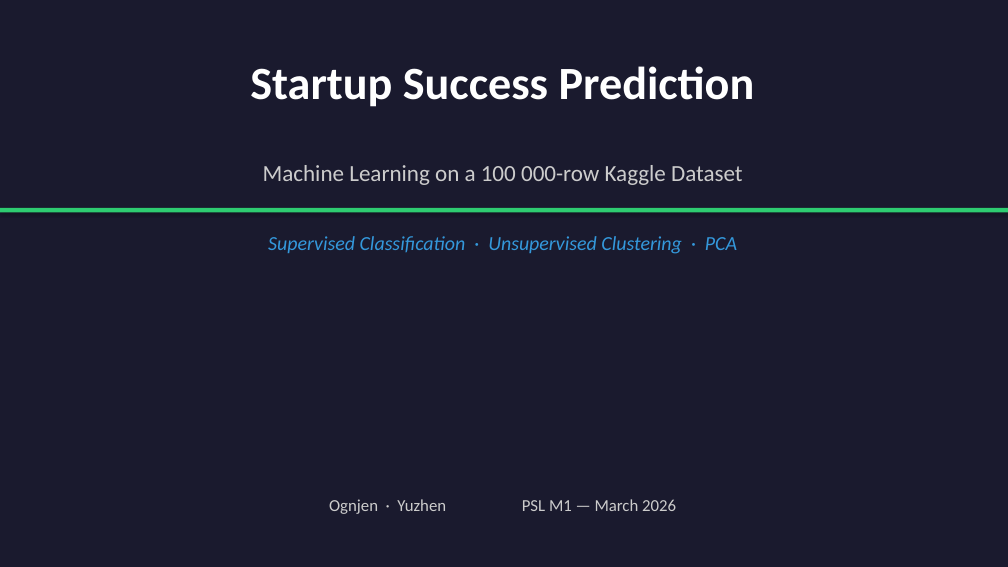
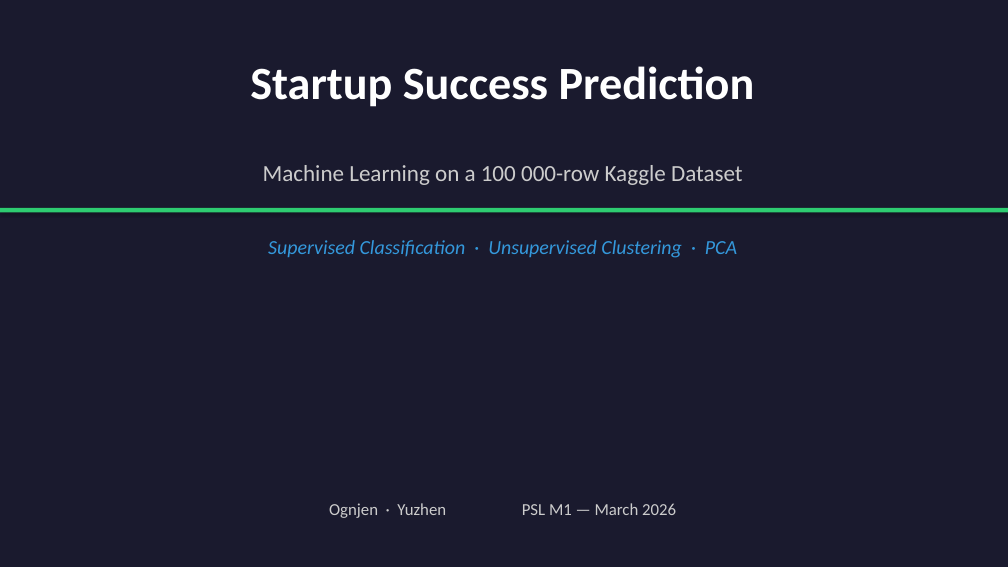
Before and after one commit to Clement-NI/Machine_learning_project_kaggle_start_up_success_data, a slide deck: slide 1 of scientificProject1/report/presentation.pptx. Drawn at 1008x567 pixels with LibreOffice and Linux fonts; fonts in the diff are those of the drawing. Boxes give left, top, right and bottom in pixels: in the first picture for what was removed or moved away, otherwise in the second. Text is boxed around its words. In the diff, an @@ line names an element or a change of style, - is before the commit and + after.

```diff
--- a/scientificProject1/report/presentation.pptx
+++ b/scientificProject1/report/presentation.pptx
@@ rectangle removed at [0, 0, 1008, 567] @@
@@ text "Supervised Classification · Unsupervised Clustering ...": place and size @@
-text "Supervised Classification · Unsupervised Clustering ..." at [268, 236, 737, 254]
+text "Supervised Classification · Unsupervised Clustering ..." at [268, 240, 737, 258]
@@ text "Ognjen · Yuzhen PSL M1 ...": place and size @@
-text "Ognjen · Yuzhen PSL M1 ..." at [329, 499, 676, 514]
+text "Ognjen · Yuzhen PSL M1 ..." at [329, 503, 676, 518]
```
Also in this commit, not shown: 9 other slides changed, 3 slides added, 1 slide removed.
